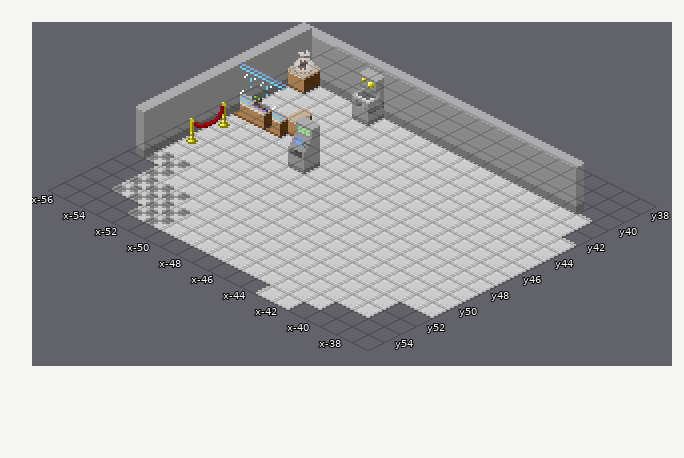
Two states of a Tiled map, Assets/Levels/FishersTestLand.tmx. The picture above is the old version.
Cells are 16x8 px. Isometric: x runs down to the right, y down to the left. Shown: x -56..-37, y 38..55.
After the commit:
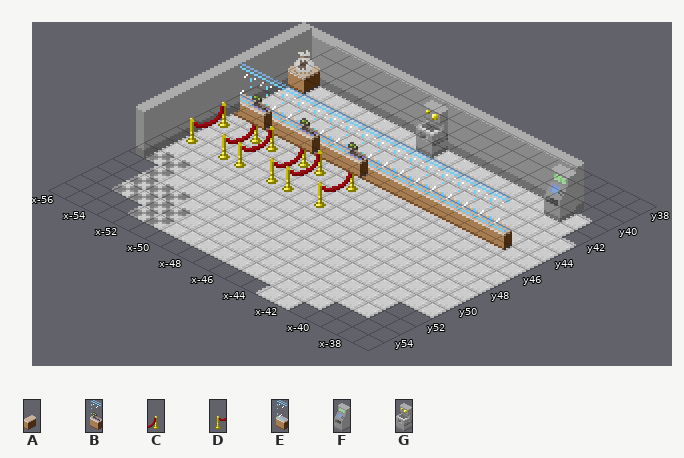
Key: from "Objects": A 3, B 8, C 45, D 46, E 52, F 62, G 86.
Objects are placed by the point they stand on, in cells (3,4 is the top-left corner of cell 3,4); size is 1x1 cell unless given.
Changes in this commit:
--- layer "Collisions"
+E at -51,46 size 1x4
+E at -49,46 size 1x4
+E at -48,46 size 1x4
+E at -46,46 size 1x4
+E at -45,46 size 1x4
+E at -44,46 size 1x4
+E at -43,46 size 1x4
+E at -42,46 size 1x4
+E at -41,46 size 1x4
+E at -40,46 size 1x4
+E at -39,46 size 1x4
+E at -38,46 size 1x4
+C at -52,47 size 1x4
+C at -51,47 size 1x4
+C at -49,47 size 1x4
+C at -48,47 size 1x4
+C at -46,47 size 1x4
+D at -52,49 size 1x4
+D at -51,49 size 1x4
+D at -49,49 size 1x4
+D at -48,49 size 1x4
+D at -46,49 size 1x4
-A at -51,45 size 1x4
--- layer "Interactables"
-F "ATM" at -49,47 size 1x4
+F "ATM" at -38,42 size 1x4
-G "CoinMachine" at -50,42 size 1x4
+G "CoinMachine" at -46,42 size 1x4
+B "CashRegister" at -50,46 size 1x4
+B "CashRegister" at -47,46 size 1x4
Pixel boxes of the changes (left, top, right, bottom) in both pictures:
changed: (218, 68, 512, 250)
new place: (544, 164, 576, 222)
